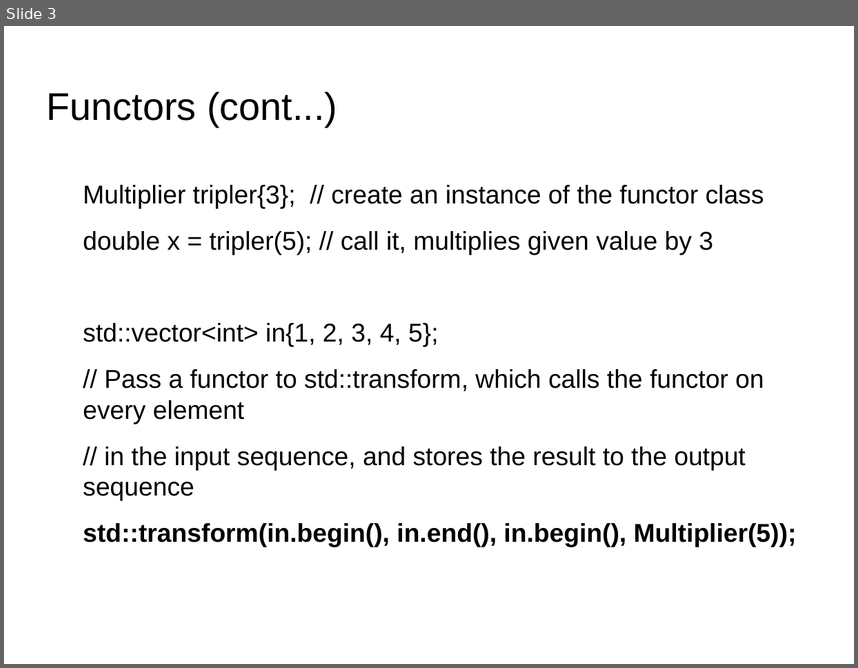
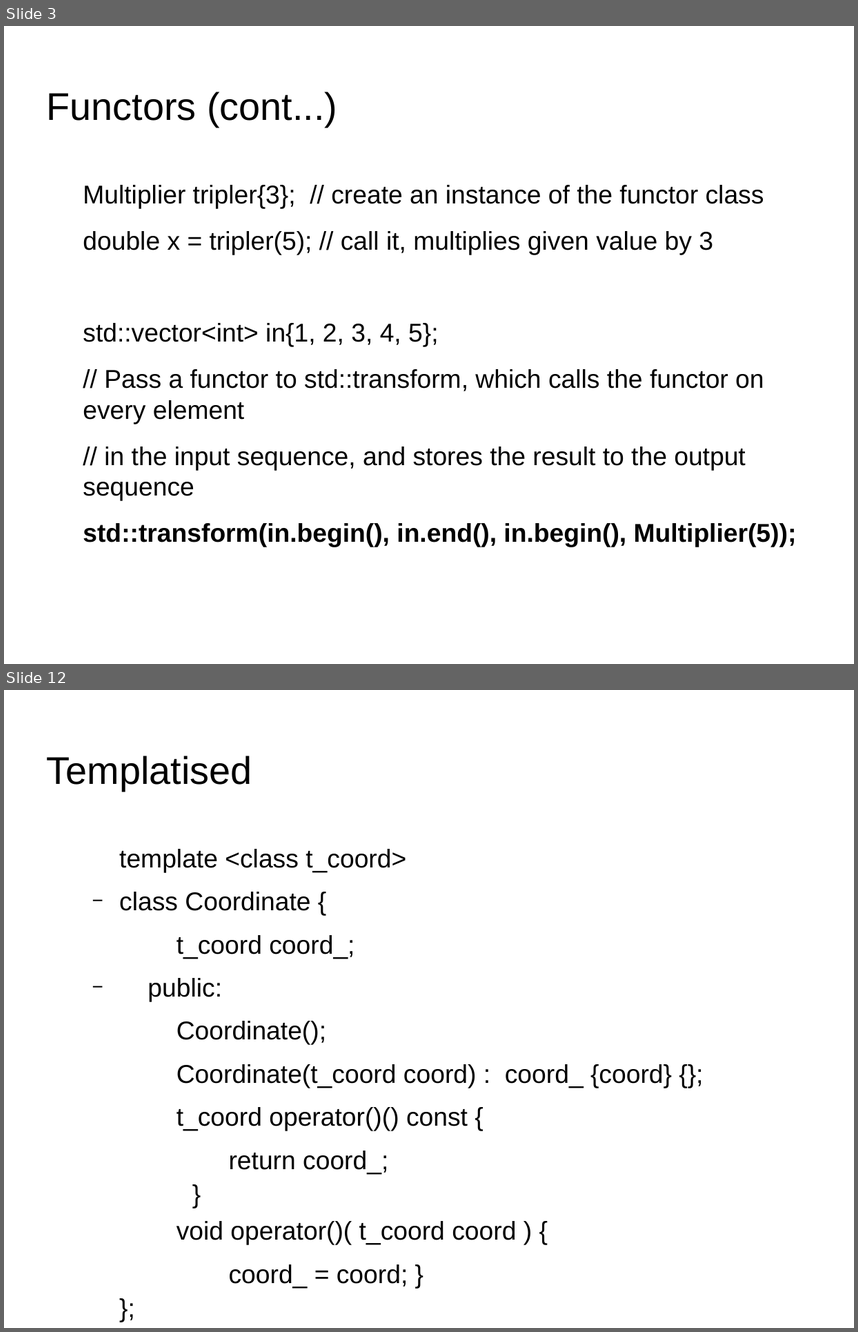
Before and after one commit to kks32/cpp-software-development, a slide deck: Ex15_Functors/Ex15_Functors.odp. Shown one above the other, each under a label of ours: slide 3 before the commit, slides 3 and 12 after it; the slides between them are not shown. The pictures are 858x668 and 858x1332 pixels, drawn with LibreOffice and Linux fonts; fonts in the diff are those of the drawing; background and template pictures are left out. Boxes give left, top, right and bottom in pixels: in the first picture for what was removed or moved away, otherwise in the second. Text is boxed around its words. In the diff, an @@ line names an element or a change of style, - is before the commit and + after.

Commit message:
Templatised accessor

```diff
--- a/Ex15_Functors/Ex15_Functors.odp
+++ b/Ex15_Functors/Ex15_Functors.odp
@@ slide 12 added at (4, 690, 854, 1328), background picture (left out) @@
@@ title added at (47, 756, 252, 791), 36 pt, text #000000 @@
+Templatised
@@ text added at (119, 849, 672, 1288), 24.1 pt, text #000000 @@
+  template <class t_coord>
+  − class Coordinate {
+  t_coord coord_;
+  − public:
+  Coordinate();
+  Coordinate(t_coord coord) : coord_ {coord} {};
+  t_coord operator()() const {
+        return coord_;
+      }
+  void operator()( t_coord coord ) {
+        coord_ = coord; }
+  };
```
Also in this commit, not shown: 8 other slides added, 2 other files.
